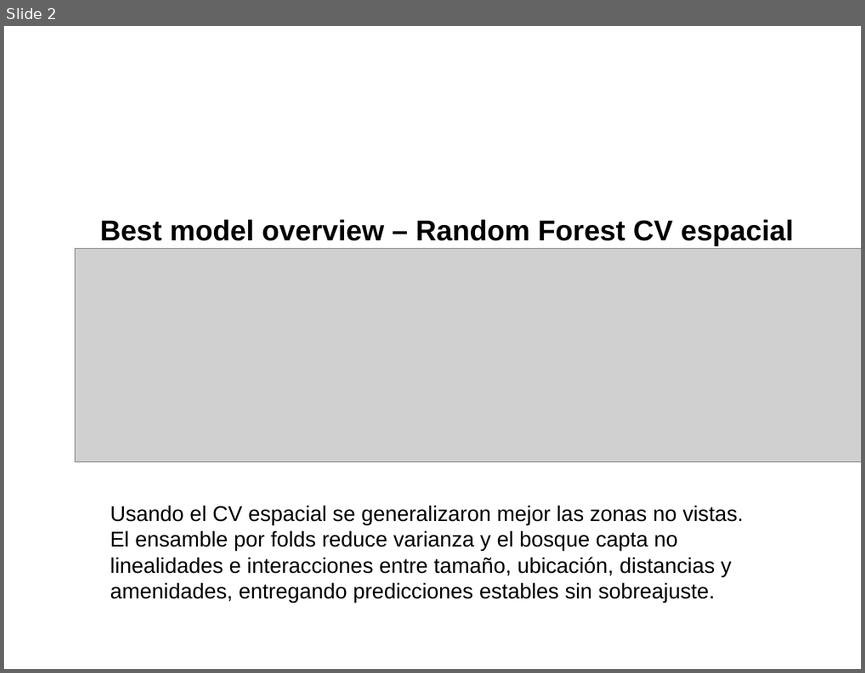
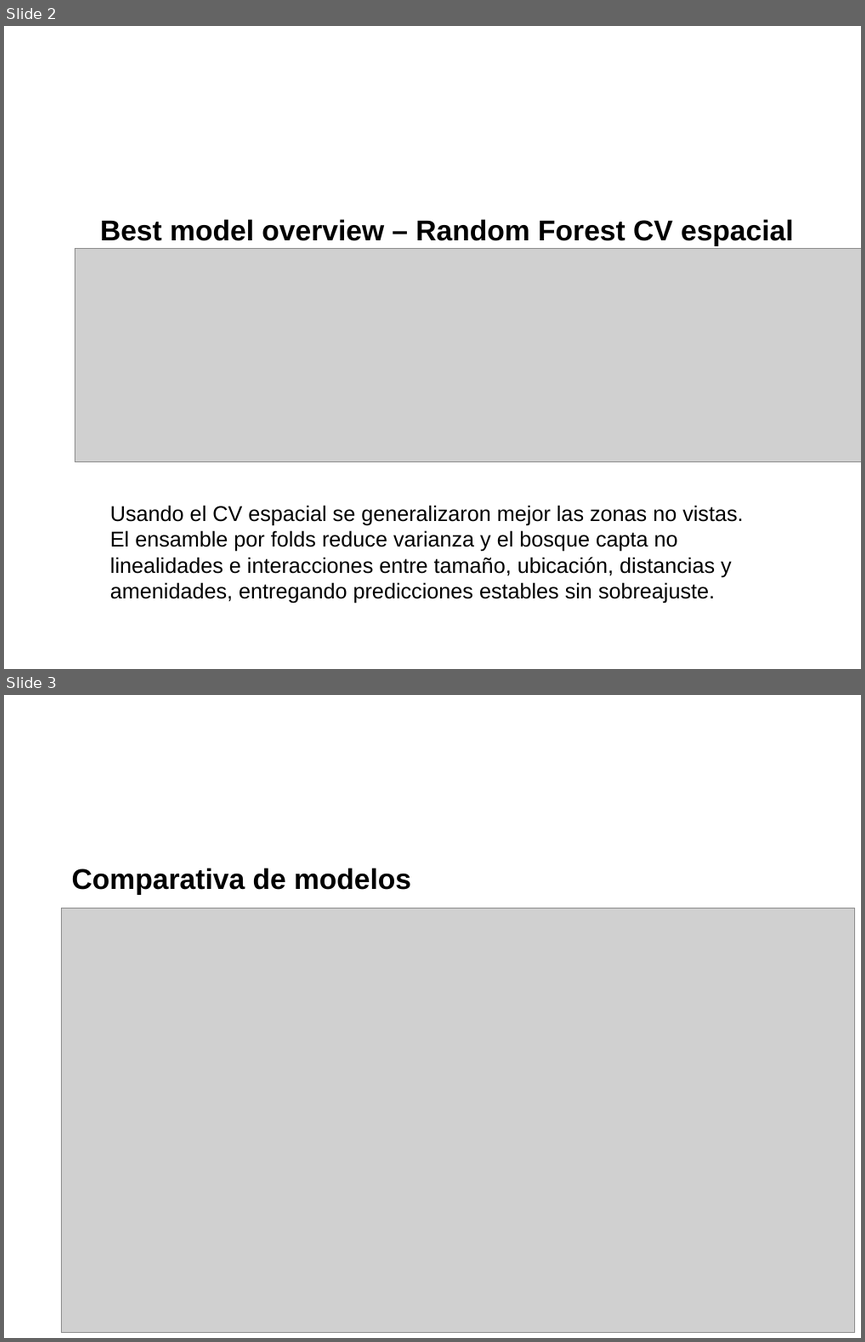
Before and after one commit to zoliverot/Taller3_Making-Money-with-ML, a slide deck: reports/slides/othermodels_equipo_08.pptx. Shown one above the other, each under a label of ours: slide 2 before the commit, slides 2 and 3 after it. The pictures are 865x673 and 865x1342 pixels, drawn with LibreOffice and Linux fonts; fonts in the diff are those of the drawing; grey boxes stand for pictures; background and template pictures are left out. Boxes give left, top, right and bottom in pixels: in the first picture for what was removed or moved away, otherwise in the second. Text is boxed around its words. In the diff, an @@ line names an element or a change of style, - is before the commit and + after.

```diff
--- a/reports/slides/othermodels_equipo_08.pptx
+++ b/reports/slides/othermodels_equipo_08.pptx
@@ slide 3 added at <box>4,695,861,1338</box>, background picture (left out) @@
@@ title added at <box>72,868,411,895</box>, 24 pt, text #000000, bold @@
+Comparativa de modelos
@@ picture added at <box>62,907,854,1332</box> @@
```
Also in this commit, not shown: 4 other slides added.
